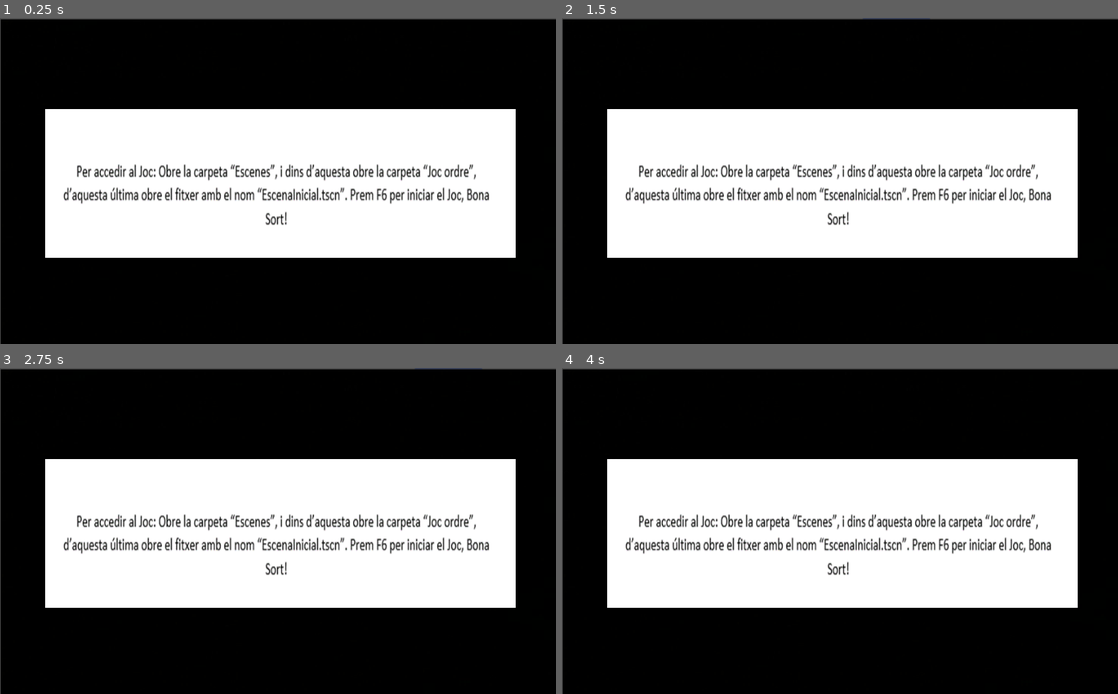
Above: before the commit, frames 1-4 (two rows, left to right).
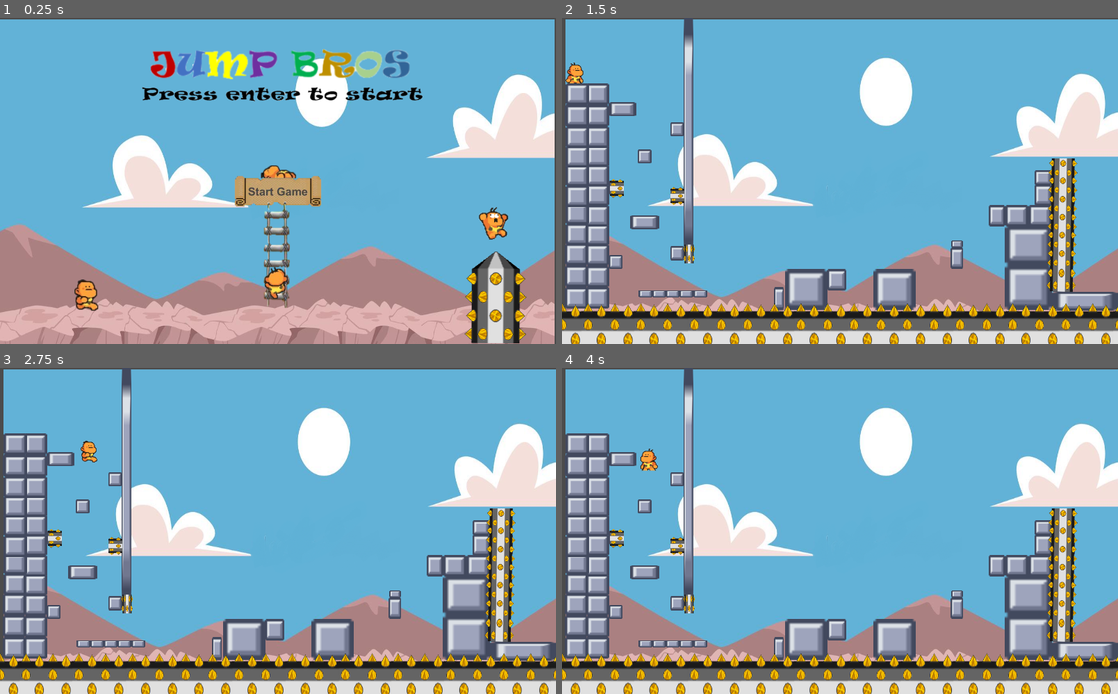
Above: after the commit, the same moments.

Repository: Aitorbp1/JOCCC
Game: Godot game, scene res://Escenes/Joc ordre/EscenaInicial.tscn
The game is run twice, just before and just after one commit, with the same random seed, the same clock (stepped at 60 frames per second) and the same inputs. Before the commit the project starts from res://Escenes/PantallaPPal2D.tscn. The engine's default icon, where the game draws it, is replaced by a stand-in: a white triangle on a blue panel in a dark square.
Inputs (mouse positions are in pixels of both pictures, inside the frame that each line leads up to):
- Up to frame 1 (0.25 s): no input
- Up to frame 2 (1.5 s): tap Enter (ui_accept) at 0.5, 0.77, 1.25 s; move the mouse to (962, 164) at 0.52 s; hold Up (mou amunt) 0.53-1.28 s; move the mouse to (728, 197) at 1.27 s; tap S (mou avall) at 1.35 s
- Up to frame 3 (2.75 s): tap Enter (ui_accept) at 1.52, 2 s; move the mouse to (333, 459) at 2.02 s; hold D (mou dreta) from 2.03 s (still down)
- Up to frame 4 (4 s): move the mouse to (812, 596) at 2.77 s; release D (mou dreta) at 2.78 s; tap A (mou esquerra) at 2.85 s; tap Enter (ui_accept) at 3.02, 3.5, 3.77 s; move the mouse to (1006, 579) at 3.52 s; hold Up (mou amunt) from 3.53 s (still down)

The runs differ from the first frame. In frame 1, 97% of the frame differs, in the area x 0-100%, y 0-100%; in frame 2, 98%; in frame 3, 98%; in frame 4, 98%.

Commit message:
Acabat DEL TOT

Diff:
--- a/project.godot
+++ b/project.godot
@@ -11,7 +11,7 @@
 [application]
 
 config/name="Prova"
-run/main_scene="res://Escenes/PantallaPPal2D.tscn"
+run/main_scene="res://Escenes/Joc ordre/EscenaInicial.tscn"
 config/icon="res://Imatges/icon.png"
 
 [display]
